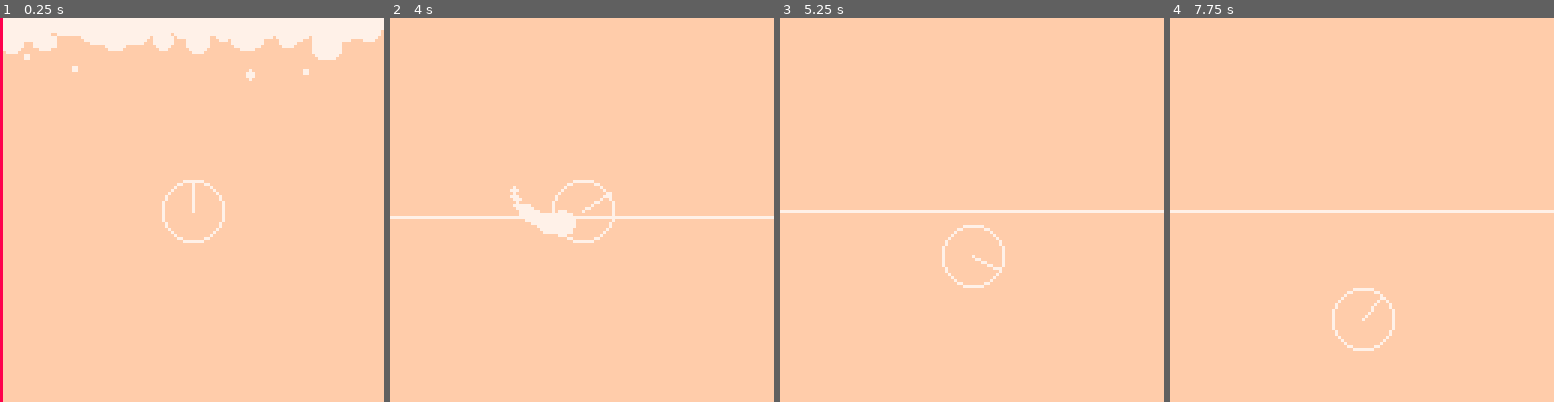
Above: before the commit, frames 1-4 (left to right).
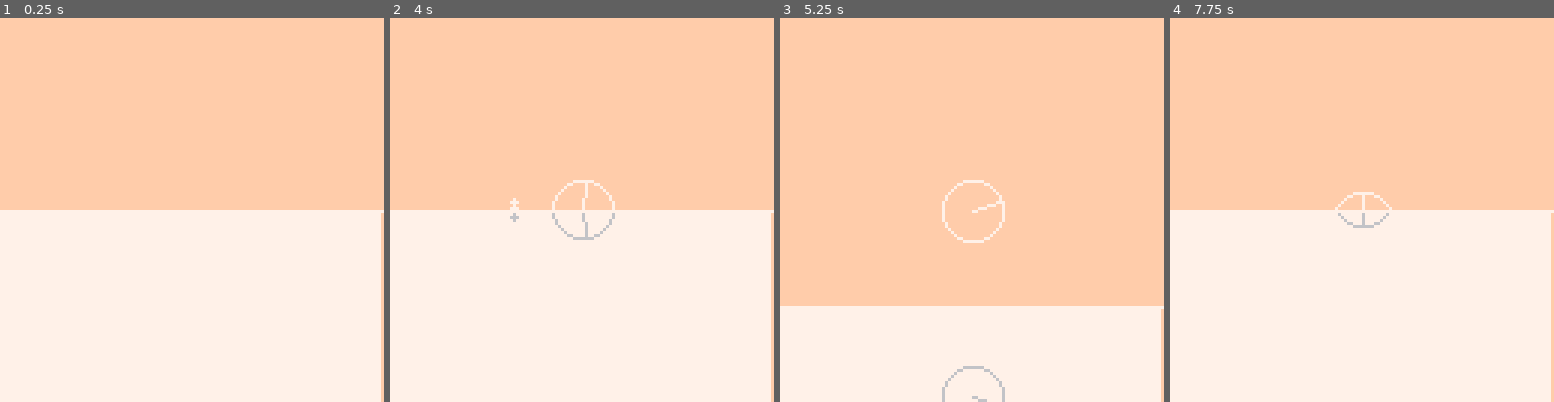
Above: after the commit, the same moments.

Repository: RobertCurry0216/pico-8
Game: PICO-8 cartridge games/picorausers/picorausers.p8
Same seed, same stepped clock (60 frames per second), same inputs: the game is played once before the commit and once after it.
Inputs:
- Up to frame 1 (0.25 s): no input
- Up to frame 2 (4 s): tap O (Z key) at 0.33, 0.7, 1.43, 2.22, 3.1, 3.98 s; tap X (X key) at 1.07, 2.07, 2.4, 2.73, 3.07, 3.4, 3.73 s; hold Left 1.97-2.37 s; hold Down 2.42-2.82 s; hold Right 2.87-3.53 s; hold Up from 3.58 s (still down)
- Up to frame 3 (5.25 s): tap X (X key) every 0.33 s from 4.07 to 5.07 s; release Up at 4.08 s; hold Right 4.13-4.53 s; hold Down 4.58-5.08 s; tap O (Z key) at 4.87 s; hold Left from 5.13 s (still down)
- Up to frame 4 (7.75 s): tap X (X key) every 0.33 s from 5.4 to 7.73 s; tap O (Z key) at 5.75, 6.63, 7.52 s; release Left at 5.8 s; hold Up 5.85-6.18 s; hold Left 6.23-6.63 s; hold Down 6.68-7.08 s; hold Right from 7.13 s (still down)

The runs differ from the first frame. In frame 1, 57% of the frame differs, in the area x 0-100%, y 0-100%; in frame 2, 48%; in frame 3, 26%; in frame 4, 49%.

Commit message:
water state

Diff:
--- a/games/picorausers/main.lua
+++ b/games/picorausers/main.lua
@@ -14,7 +14,7 @@
 end
 
 function _init()
-  plr = player(64,64)
+  plr = player(width/2,height)
 end
 
 function _update()
@@ -49,7 +49,7 @@
     --pal({1,2,3,4,5,6,7,8,9,10,11,12,13,14,15,0})
     pal({1,14,3,4,5,6,6,8,9,10,11,12,13,14,7,0})
 
-    --sspr(0, 0, 127, wl, camx, water_line, 127, wl, false, true)
+    sspr(0, 0, 127, wl, camx, water_line, 127, wl, false, true)
     --reset GFX
     poke(0x5f54, 0x00)
     pal()
--- a/games/picorausers/picorausers.p8
+++ b/games/picorausers/picorausers.p8
@@ -18,6 +18,8 @@
 
 --player
 #include player/state_rotate.lua
+#include player/state_flying.lua
+#include player/state_water.lua
 #include player/state_thrust.lua
 #include player/state_fall.lua
 #include player/player.lua
--- a/games/picorausers/player/player.lua
+++ b/games/picorausers/player/player.lua
@@ -6,7 +6,8 @@
   self.momentum = vector(0,0)
   self.sm = statemachine:new(
     state_fall,
-    state_thrust
+    state_thrust,
+    state_water
   )
 end
 
--- a/games/picorausers/player/state_fall.lua
+++ b/games/picorausers/player/state_fall.lua
@@ -1,4 +1,4 @@
-state_fall = state_rotate:extend()
+state_fall = state_fly:extend()
 state_fall.name = "fall"
 
 function state_fall:update(p)
--- a/games/picorausers/player/state_flying.lua
+++ b/games/picorausers/player/state_flying.lua
@@ -4,11 +4,7 @@
 function state_fly:update(p)
   self.super:update(p)
 
-  local h = p.heading:angle()
-  h -= 0.25
-  if h < 0.5 then
-    p.heading:rotate(h*0.3)
-  else
-    p.heading:rotate((h-1)*0.3)
+  if p.pos.y > water_line then
+    p.sm:goto_state("water")
   end
 end
--- a/games/picorausers/player/state_thrust.lua
+++ b/games/picorausers/player/state_thrust.lua
@@ -1,4 +1,4 @@
-state_thrust = state_rotate:extend()
+state_thrust = state_fly:extend()
 state_thrust.name = "thrust"
 
 function state_thrust:update(p)
--- a/games/picorausers/player/state_water.lua
+++ b/games/picorausers/player/state_water.lua
@@ -11,4 +11,10 @@
   else
     p.heading:rotate((h-1)*0.3)
   end
+
+  p.momentum += p.heading*(0.3 + tonum(inputs.up)*0.2)
+
+  if p.pos.y <= water_line then
+    p.sm:goto_state("thrust")
+  end
 end
